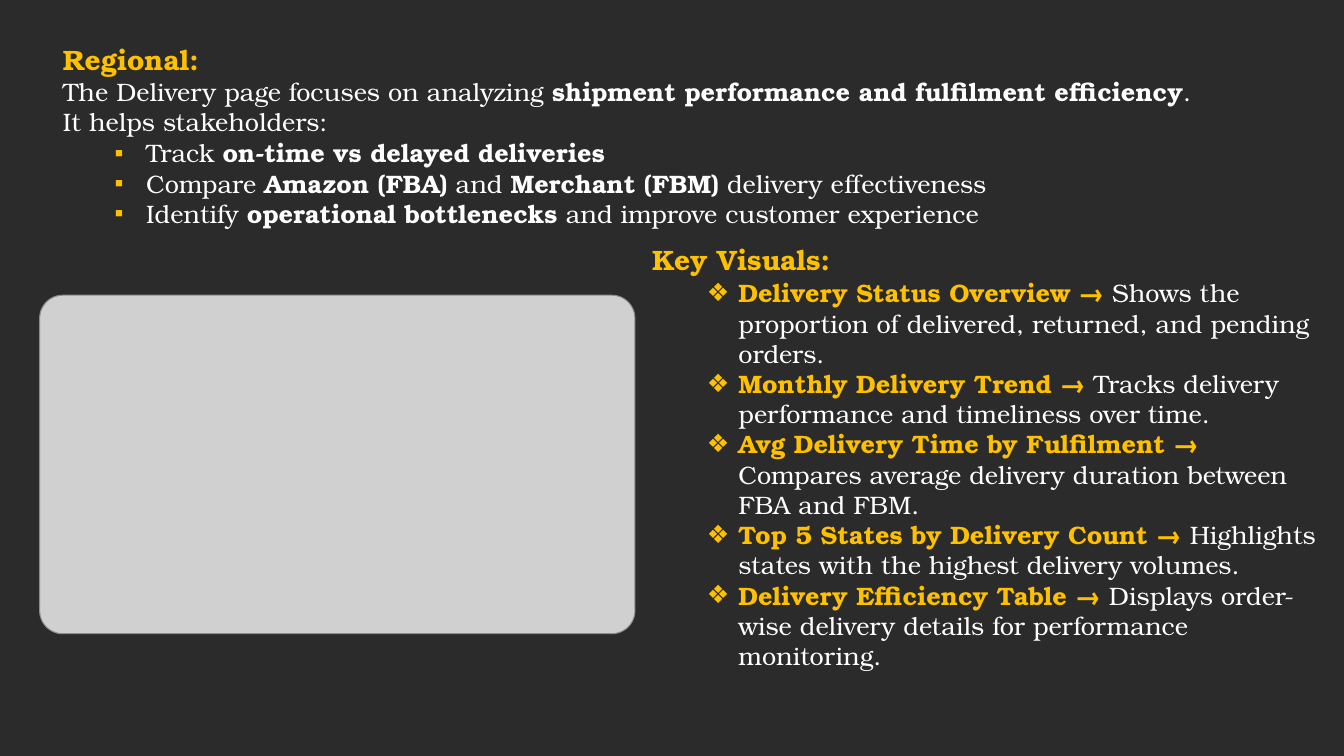
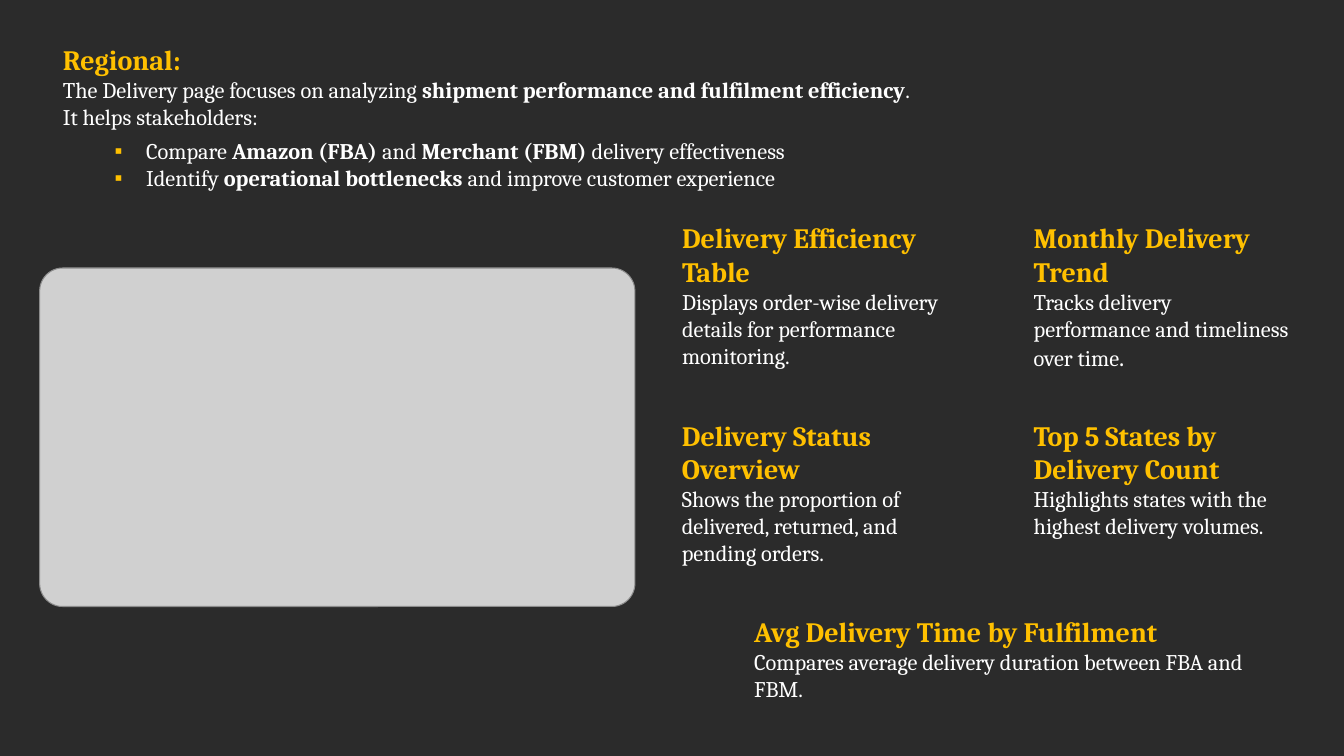
Before and after one commit to prafullwahatule/BI-Amazon-Sale-Report, a slide deck: slide 20 of Report/Amazon Sales Report.pptx. Drawn at 1344x756 pixels with LibreOffice and Linux fonts; fonts in the diff are those of the drawing; grey boxes stand for pictures; background and template pictures are left out; a plain dark background stands for a picture behind light text. Boxes give left, top, right and bottom in pixels: in the first picture for what was removed or moved away, otherwise in the second. Text is boxed around its words. In the diff, an @@ line names an element or a change of style, - is before the commit and + after.

```diff
--- a/Report/Amazon Sales Report.pptx
+++ b/Report/Amazon Sales Report.pptx
@@ text "Regional: The Delivery page focuses ..." at (x1=63, y1=50, x2=910, y2=130): size 18 to 16 pt, font TeX Gyre Bonum to Cambria @@
@@ text "Compare Amazon (FBA) and Merchant ..." at (x1=146, y1=143, x2=784, y2=191): size 18 to 16 pt, font TeX Gyre Bonum to Cambria @@
@@ text at (x1=146, y1=142, x2=605, y2=168): paragraph removed @@
-▪ Track on-time vs delayed deliveries
@@ text at (x1=682, y1=228, x2=938, y2=369): text changed; size 18 to 16 pt; font TeX Gyre Bonum to Cambria @@
-❖ Delivery Status Overview → Shows the proportion of delivered, returned, and pending orders.
-❖ Monthly Delivery Trend → Tracks delivery performance and timeliness over time.
-❖ Avg Delivery Time by Fulfilment → Compares average delivery duration between FBA and FBM.
-❖ Top 5 States by Delivery Count → Highlights states with the highest delivery volumes.
-❖ Delivery Efficiency Table → Displays order-wise delivery details for performance monitoring.
+Delivery Efficiency Table
+Displays order-wise delivery details for performance monitoring.
@@ text added at (x1=1034, y1=228, x2=1288, y2=366), 16 pt, text #FFFFFF @@
+Monthly Delivery Trend
+Tracks delivery performance and timeliness over time.
@@ picture moved from (x1=39, y1=295, x2=635, y2=634) to (x1=39, y1=268, x2=635, y2=607) @@
@@ text removed at (x1=652, y1=248, x2=830, y2=276) @@
-Key Visuals:
@@ text added at (x1=682, y1=426, x2=900, y2=566), 16 pt, text #FFFFFF @@
+Delivery Status Overview
+Shows the proportion of delivered, returned, and pending orders.
@@ text added at (x1=1034, y1=426, x2=1266, y2=539), 16 pt, text #FFFFFF @@
+Top 5 States by Delivery Count
+Highlights states with the highest delivery volumes.
@@ text added at (x1=754, y1=622, x2=1243, y2=697), 16 pt, text #FFFFFF @@
+Avg Delivery Time by Fulfilment
+Compares average delivery duration between FBA and FBM.
```
Also in this commit, not shown: 27 other slides changed.
